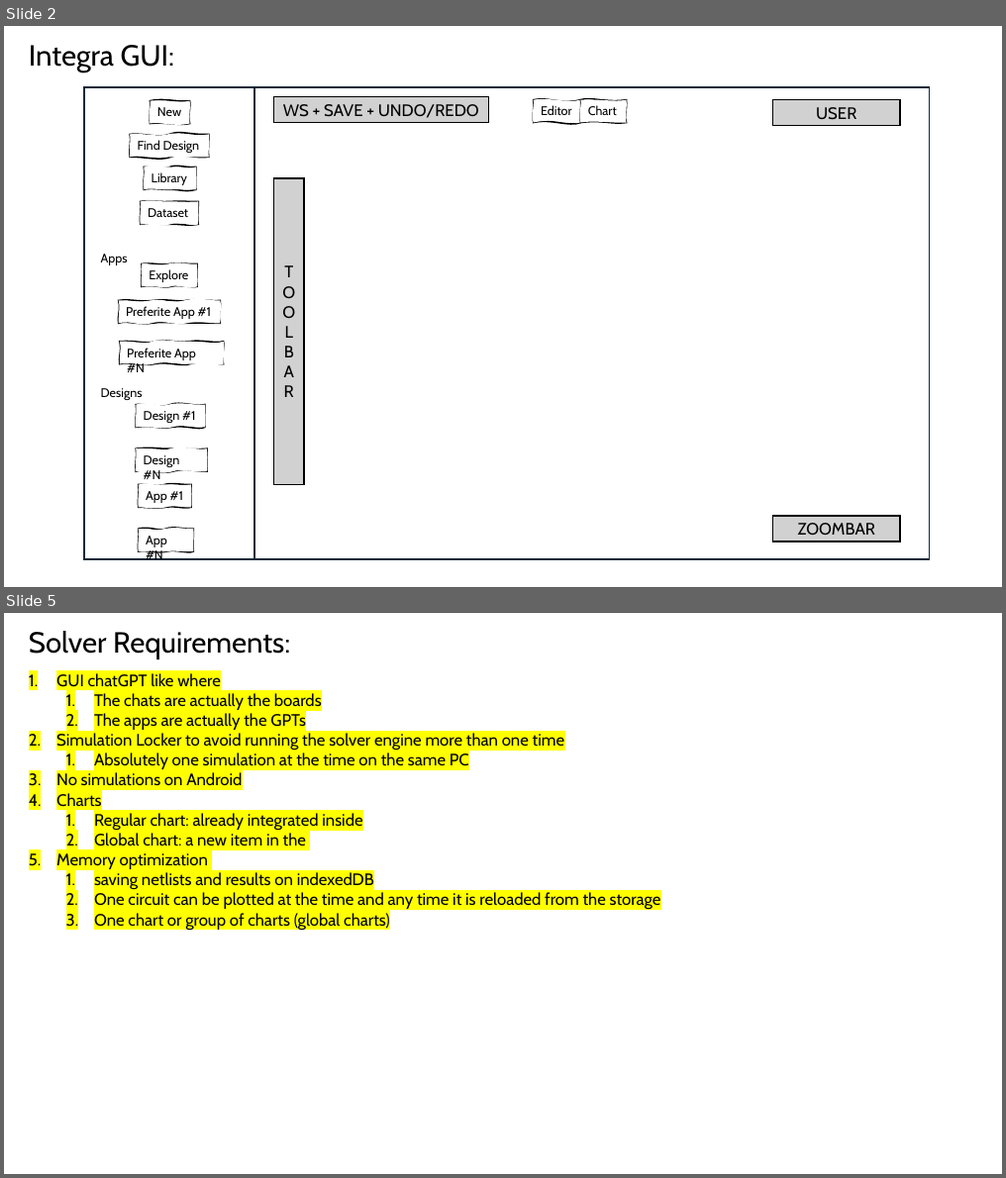
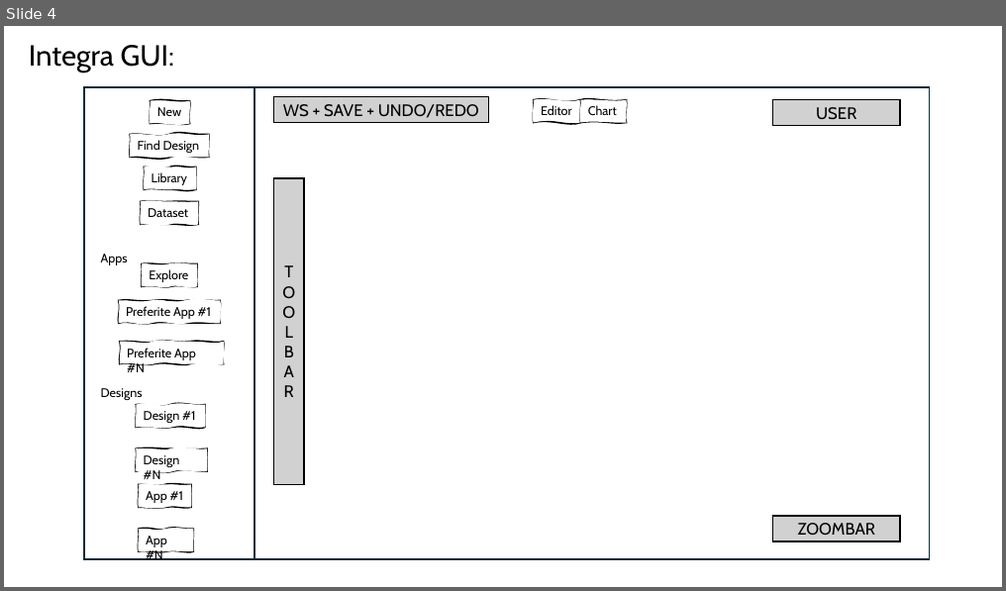
Before and after one commit to Cristiana85/integra-v1.0, a slide deck: INTEGRA Editor Project.pptx. Shown one above the other, each under a label of ours: slides 2 and 5 before the commit, slide 4 after it; the slides between them are not shown. The pictures are 1006x1178 and 1006x591 pixels, drawn with LibreOffice and Linux fonts; fonts in the diff are those of the drawing. Boxes give left, top, right and bottom in pixels: in the first picture for what was removed or moved away, otherwise in the second. Text is boxed around its words. In the diff, an @@ line names an element or a change of style, - is before the commit and + after.

```diff
--- a/INTEGRA Editor Project.pptx
+++ b/INTEGRA Editor Project.pptx
@@ slide 5 removed at [4,613,1002,1174], background #FFFFFF @@
@@ text removed at [29,631,290,660] @@
-Solver Requirements:
@@ text removed at [56,673,661,930] @@
-1. GUI chatGPT like where
-  1. The chats are actually the boards
-  2. The apps are actually the GPTs
-2. Simulation Locker to avoid running the solver engine more than one time
-  1. Absolutely one simulation at the time on the same PC
-3. No simulations on Android
-4. Charts
-  1. Regular chart: already integrated inside
-  2. Global chart: a new item in the
-5. Memory optimization
-  1. saving netlists and results on indexedDB
-  2. One circuit can be plotted at the time and any time it is reloaded from the storage
-  3. One chart or group of charts (global charts)
@@ what was slide 2 is now slide 4 @@
```
Also in this commit, not shown: 2 slides changed, 4 slides added, 4 other slides removed, 1 other file.
